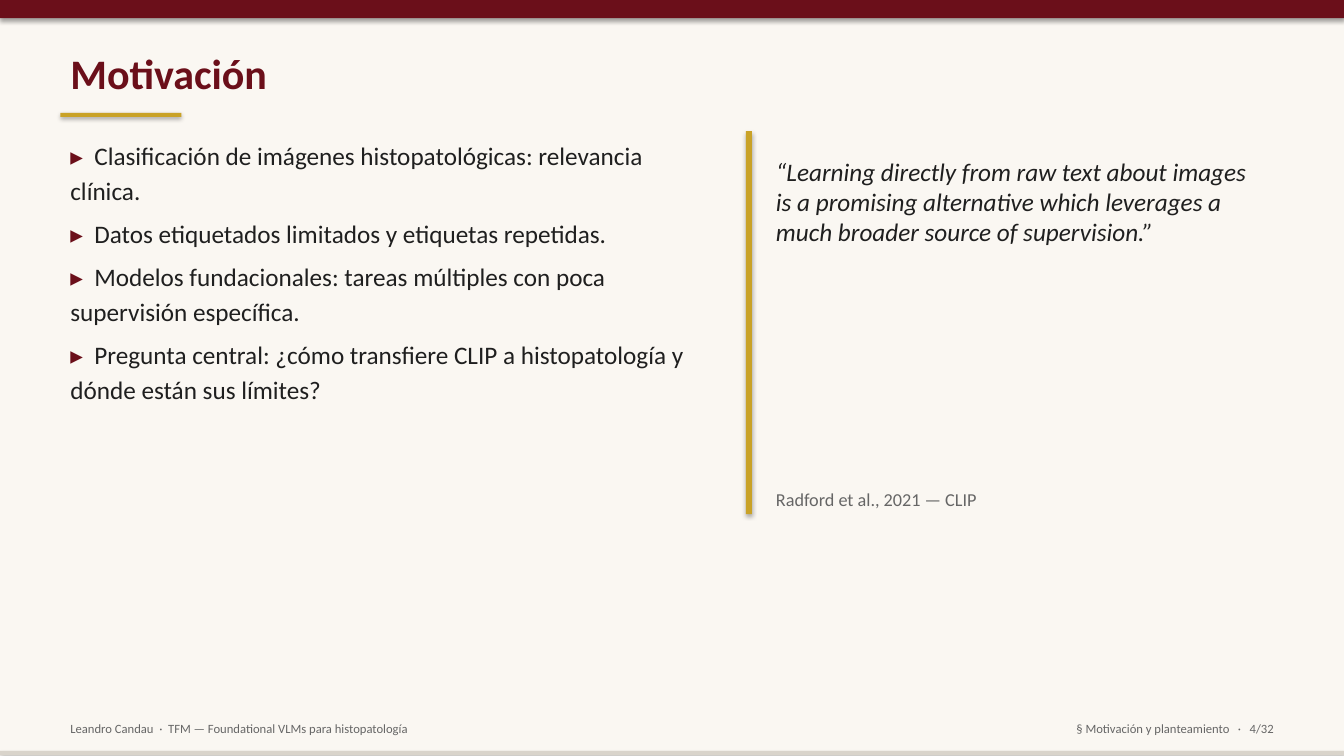
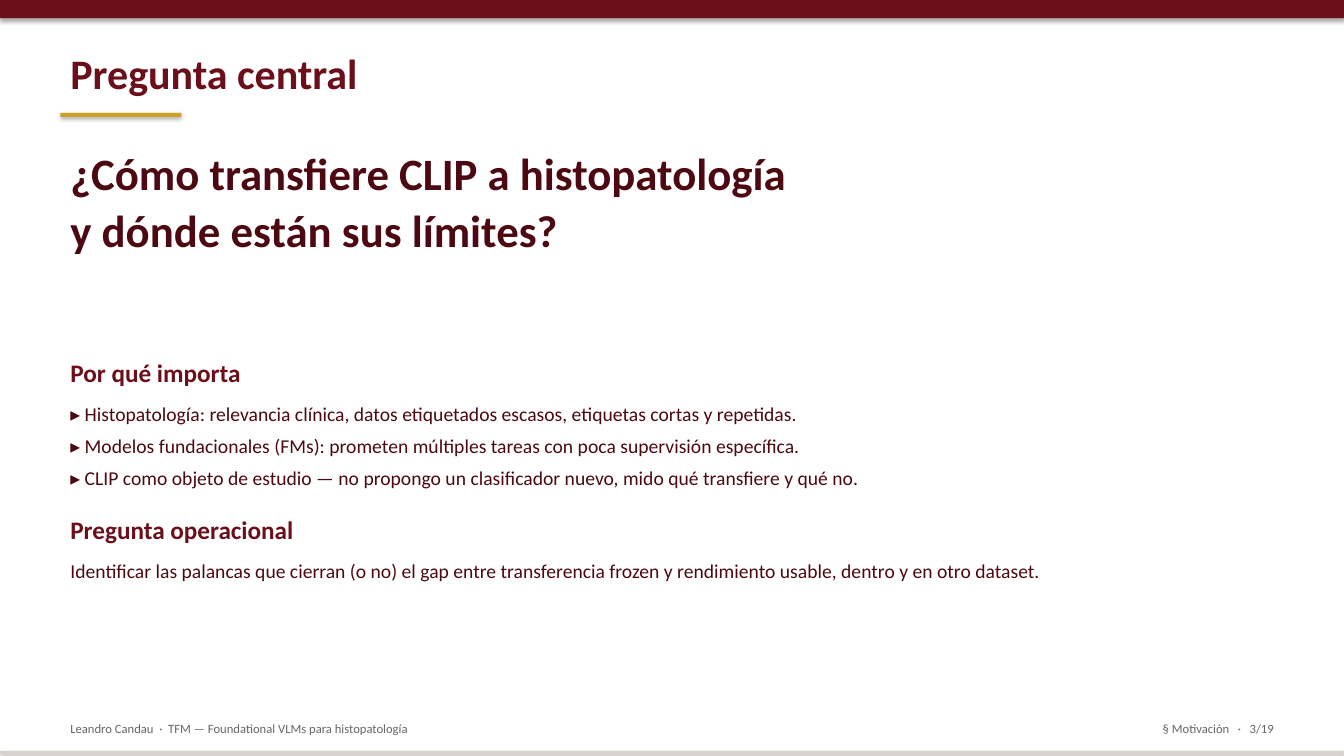
Before and after one commit to lcandau/histopathology-clip-lab, a slide deck: slide 3 of report/TFM_defense_template.pptx (slide 4 before the commit). Drawn at 1344x756 pixels with LibreOffice and Linux fonts; fonts in the diff are those of the drawing. Boxes give left, top, right and bottom in pixels: in the first picture for what was removed or moved away, otherwise in the second. Text is boxed around its words. In the diff, an @@ line names an element or a change of style, - is before the commit and + after.

```diff
--- a/report/TFM_defense_template.pptx
+++ b/report/TFM_defense_template.pptx
@@ background #FAF7F2 to #FFFFFF @@
@@ text at (x1=70, y1=59, x2=357, y2=96): text changed @@
-Motivación
+Pregunta central
@@ rectangle removed at (x1=746, y1=131, x2=752, y2=514) @@
@@ text at (x1=70, y1=158, x2=786, y2=254): text changed; size 18 to 32 pt; text colour #1F1F1F to #4D0912; bold on @@
-▸ Clasificación de imágenes histopatológicas: relevancia clínica.
-▸ Datos etiquetados limitados y etiquetas repetidas.
-▸ Modelos fundacionales: tareas múltiples con poca supervisión específica.
-▸ Pregunta central: ¿cómo transfiere CLIP a histopatología y dónde están sus límites?
+¿Cómo transfiere CLIP a histopatología
+y dónde están sus límites?
@@ text removed at (x1=776, y1=163, x2=1246, y2=245) @@
-“Learning directly from raw text about images is a promising alternative which leverages a much broader source of supervision.”
@@ text added at (x1=70, y1=364, x2=1039, y2=582), 14 pt, text #4D0912 @@
+Por qué importa
+▸ Histopatología: relevancia clínica, datos etiquetados escasos, etiquetas cortas y repetidas.
+▸ Modelos fundacionales (FMs): prometen múltiples tareas con poca supervisión específica.
+▸ CLIP como objeto de estudio — no propongo un clasificador nuevo, mido qué transfiere y qué no.
+Pregunta operacional
+Identificar las palancas que cierran (o no) el gap entre transferencia frozen y rendimiento usable, dentro y en otro dataset.
@@ text removed at (x1=776, y1=493, x2=976, y2=508) @@
-Radford et al., 2021 — CLIP
@@ text at (x1=1172, y1=724, x2=1274, y2=734): text changed @@
-§ Motivación y planteamiento · 4/32
+§ Motivación · 3/19
```
Also in this commit, not shown: 7 other slides changed, 10 slides added, 23 slides removed, 1 other file.
